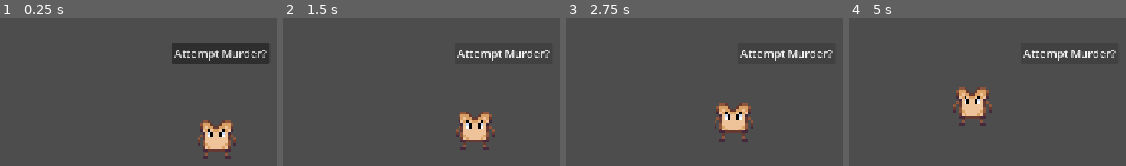
Above: before the commit, frames 1-4 (left to right).
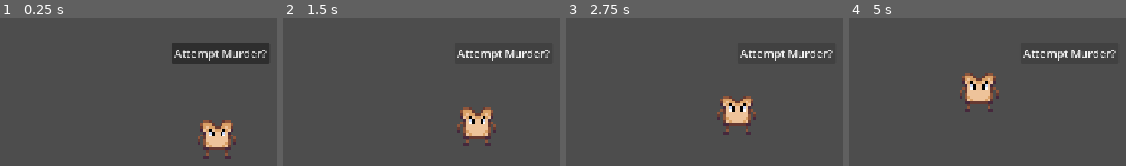
Above: after the commit, the same moments.

Repository: unidavemeyer/onion-td
Game: Godot game, scene res://main.tscn
The game is run twice, just before and just after one commit, with the same random seed, the same clock (stepped at 60 frames per second) and the same inputs.
Inputs:
- Up to frame 1 (0.25 s): no input
- Up to frame 2 (1.5 s): click "Attempt Murder?" at 0.5 s; click "Attempt Murder?" at 1.25 s
- Up to frame 3 (2.75 s): click "Attempt Murder?" at 2 s
- Up to frame 4 (5 s): no input

The runs differ from the first frame. In frame 1, 0.7% of the frame differs, in the area x 71-86%, y 68-96%; in frame 2, 2.4%; in frame 3, 2.9%; in frame 4, 3.7%, in the area x 37-55%, y 37-73%.

Commit message:
The enemy can follow a path

Diff:
--- a/nav_grid.gd
+++ b/nav_grid.gd
@@ -11,9 +11,11 @@
 var path: PackedVector2Array
 
 func _ready():
+	@warning_ignore("integer_division")
 	grid_size = Vector2i(get_viewport_rect().size) / cell_size
 	astar_grid.size = grid_size
 	astar_grid.cell_size = cell_size
+	@warning_ignore("integer_division")
 	astar_grid.offset = cell_size / 2
 	astar_grid.diagonal_mode = AStarGrid2D.DIAGONAL_MODE_AT_LEAST_ONE_WALKABLE
 	astar_grid.update()
--- a/test_enemy.gd
+++ b/test_enemy.gd
@@ -11,9 +11,9 @@
 #Navigation vars
 var speed: int = 30
 var path: PackedVector2Array
-var moving: bool = true
+var moving: bool = false
 var deadband: int = 15
-var target: Vector2i = Vector2i(200, 200)
+var target: Vector2i
 var direction: Vector2
 
 #Collision_shape vars
@@ -49,7 +49,7 @@
 func _ready():
 	update_path()
 
-func _physics_process(delta: float):
+func _physics_process(_delta: float):
 	if target != null and moving:
 		direction = global_position.direction_to(target)
 
@@ -58,6 +58,18 @@
 
 		if global_position.distance_to(target) <= deadband:
 			moving = false
+	else:
+		if path != null && len(path)>0:
+			var index = path.find(target)
+			if index != -1:
+				path.remove_at(index)
+			if len(path) > 0:
+				target=path[0]
+				print(target)
+				moving = true
+			else:
+				moving = false
+				print("Path Followed!")
 
 func take_damage(damage: DamageParams):
 	hp -= damage.hp
